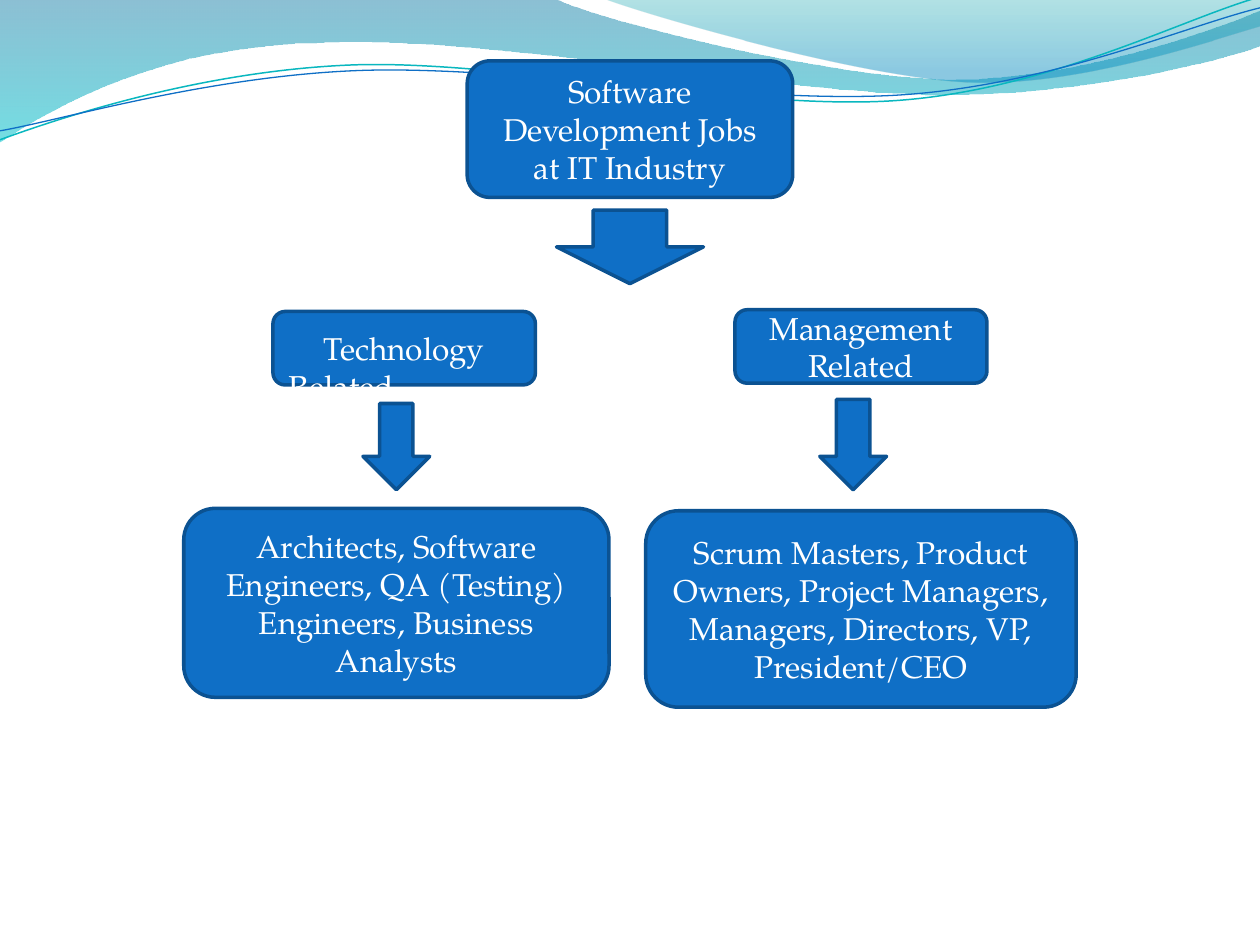
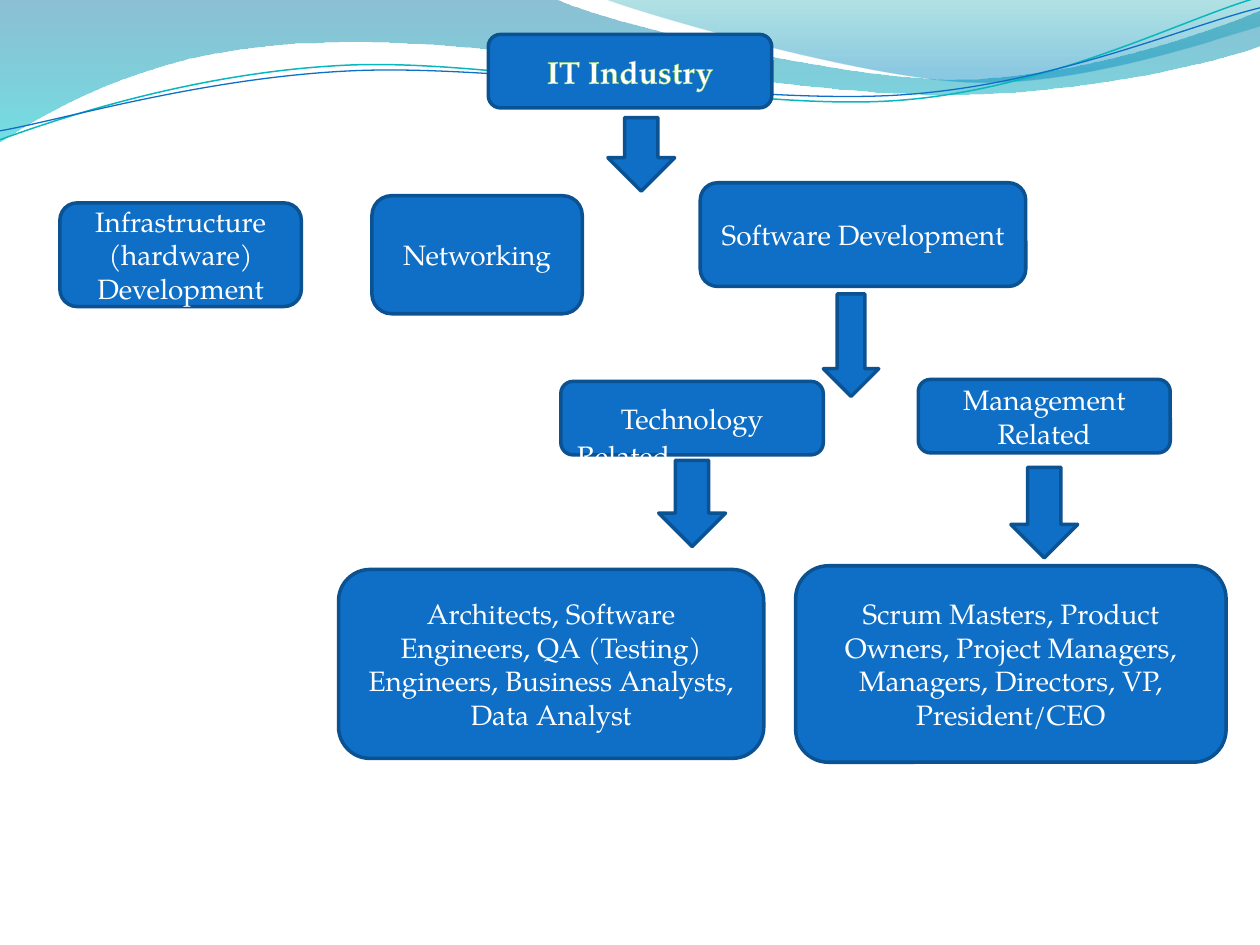
Before and after one commit to rkavitha/PresentationOnITIndustry, a slide deck: slide 7 of IT Industry.pptx. Drawn at 1260x945 pixels with LibreOffice and Linux fonts; fonts in the diff are those of the drawing; background and template pictures are left out. Boxes give left, top, right and bottom in pixels: in the first picture for what was removed or moved away, otherwise in the second. Text is boxed around its words. In the diff, an @@ line names an element or a change of style, - is before the commit and + after.

Commit message:
AddMoreOnInfrastructure

```diff
--- a/IT Industry.pptx
+++ b/IT Industry.pptx
@@ rounded rectangle added at [489,34,772,107], fill #0F6FC6, outline #0B5292 2 pt, 18 pt, text #FFFFFF, bold @@
+IT Industry
@@ down arrow added at [607,117,674,190], fill #0F6FC6, outline #0B5292 2 pt @@
@@ rounded rectangle added at [60,203,302,306], fill #0F6FC6, outline #0B5292 2 pt, 16 pt, text #FFFFFF @@
+Infrastructure (hardware) Development
@@ rounded rectangle added at [372,195,582,314], fill #0F6FC6, outline #0B5292 2 pt, 16 pt, text #FFFFFF @@
+Networking
@@ rounded rectangle "Software Development": place and size @@
-rounded rectangle "Software Development" at [467,60,793,197]
+rounded rectangle "Software Development" at [701,183,1026,286]
@@ text in rounded rectangle at [722,224,1004,253]: text changed; size 18 to 16 pt @@
-Software Development Jobs at IT Industry
+Software Development
@@ down arrow: place and size @@
-down arrow at [557,210,704,284]
+down arrow at [823,294,878,396]
@@ size 18 to 16 pt in 3 elements at [796,566,1227,762], [919,379,1171,452], [561,382,823,455] @@
@@ rounded rectangle "Technology Related": place and size @@
-rounded rectangle "Technology Related" at [273,311,536,384]
+rounded rectangle "Technology Related" at [561,382,823,455]
@@ rounded rectangle "Management Related": place and size @@
-rounded rectangle "Management Related" at [735,310,987,383]
+rounded rectangle "Management Related" at [919,379,1171,452]
@@ down arrow: place and size @@
-down arrow at [363,403,430,489]
+down arrow at [659,460,726,546]
@@ down arrow: place and size @@
-down arrow at [820,399,887,490]
+down arrow at [1011,467,1077,558]
@@ rounded rectangle "Scrum Masters, Product Owners, Project ...": place and size @@
-rounded rectangle "Scrum Masters, Product Owners, Project ..." at [646,510,1077,707]
+rounded rectangle "Scrum Masters, Product Owners, Project ..." at [796,566,1227,762]
@@ rounded rectangle "Architects, Software Engineers, QA (Testing) ...": place and size @@
-rounded rectangle "Architects, Software Engineers, QA (Testing) ..." at [184,508,610,697]
+rounded rectangle "Architects, Software Engineers, QA (Testing) ..." at [339,570,765,759]
@@ text in rounded rectangle at [369,603,733,733]: text changed; size 18 to 16 pt @@
-Architects, Software Engineers, QA (Testing) Engineers, Business Analysts
+Architects, Software Engineers, QA (Testing) Engineers, Business Analysts, Data Analyst
```
Also in this commit, not shown: 3 other slides changed.
